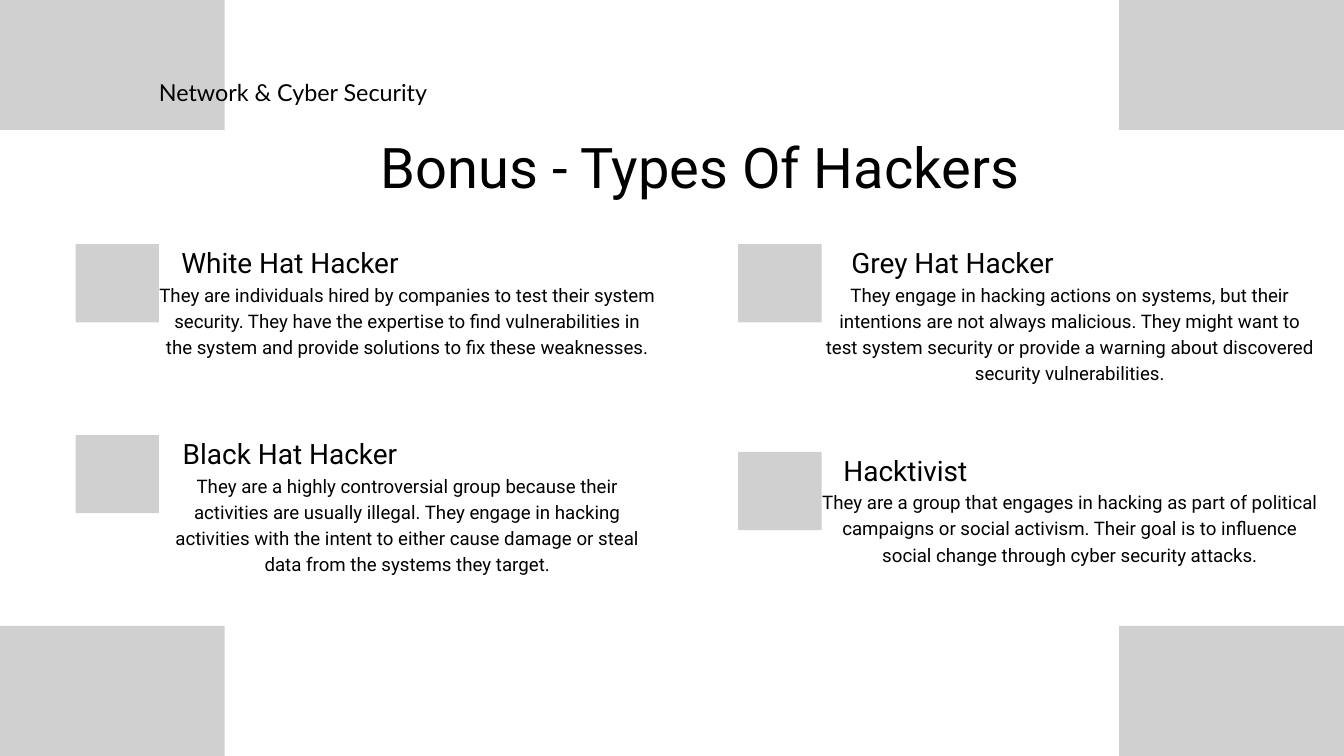
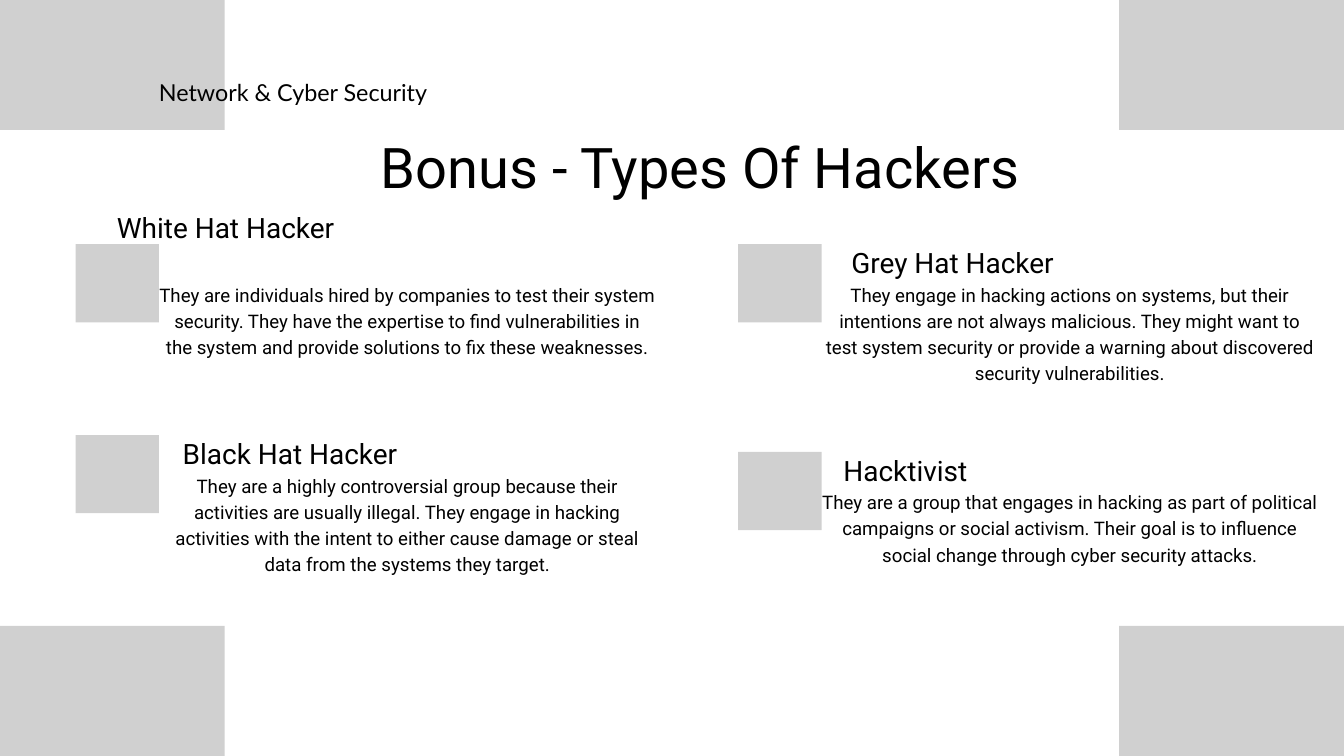
Before and after one commit to ibnurusdianto/GDSC-Network, a slide deck: slide 6 of Modul/Red Team/Ethical Hacking/Ethical Hacking.pptx. Drawn at 1344x756 pixels with LibreOffice and Linux fonts; fonts in the diff are those of the drawing; grey boxes stand for pictures. Boxes give left, top, right and bottom in pixels: in the first picture for what was removed or moved away, otherwise in the second. Text is boxed around its words. In the diff, an @@ line names an element or a change of style, - is before the commit and + after.

```diff
--- a/Modul/Red Team/Ethical Hacking/Ethical Hacking.pptx
+++ b/Modul/Red Team/Ethical Hacking/Ethical Hacking.pptx
@@ text "White Hat Hacker" rewrapped from bbox=[181, 252, 398, 274] to bbox=[117, 217, 334, 245] @@
```
Also in this commit, not shown: 2 other files.
